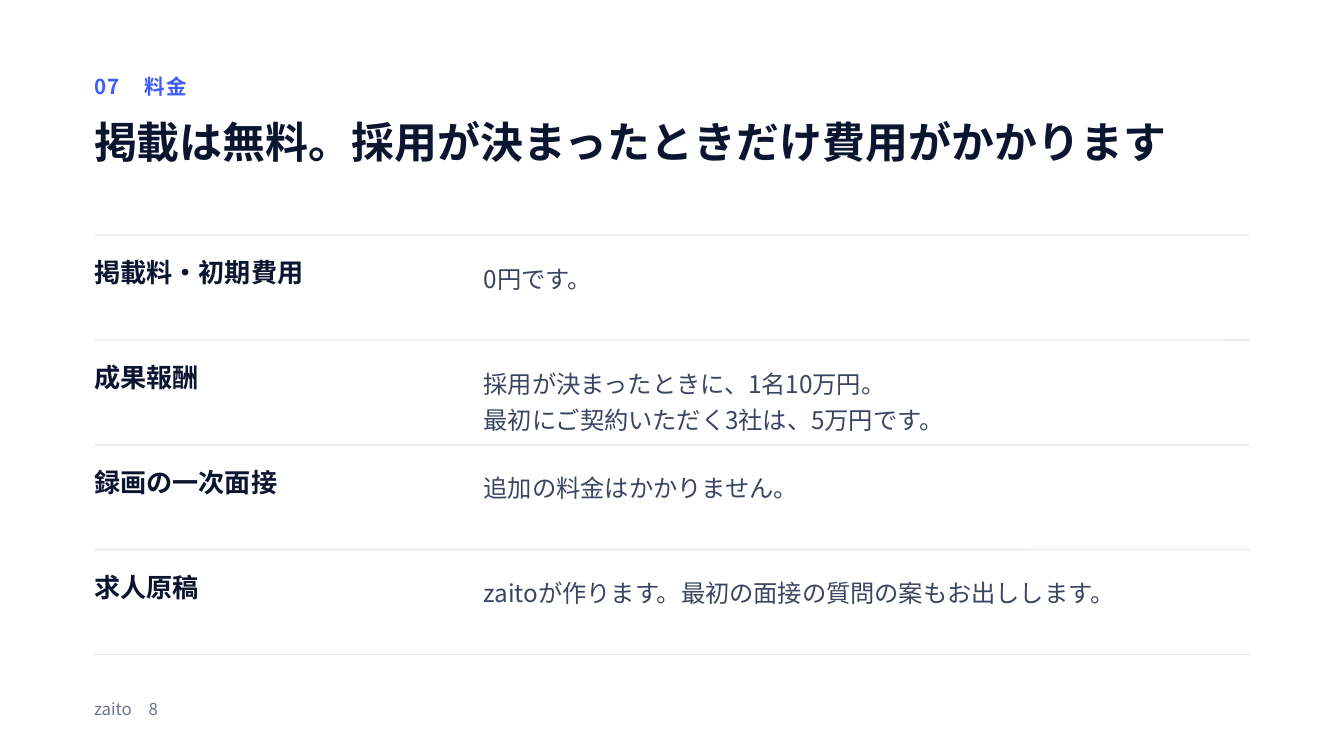
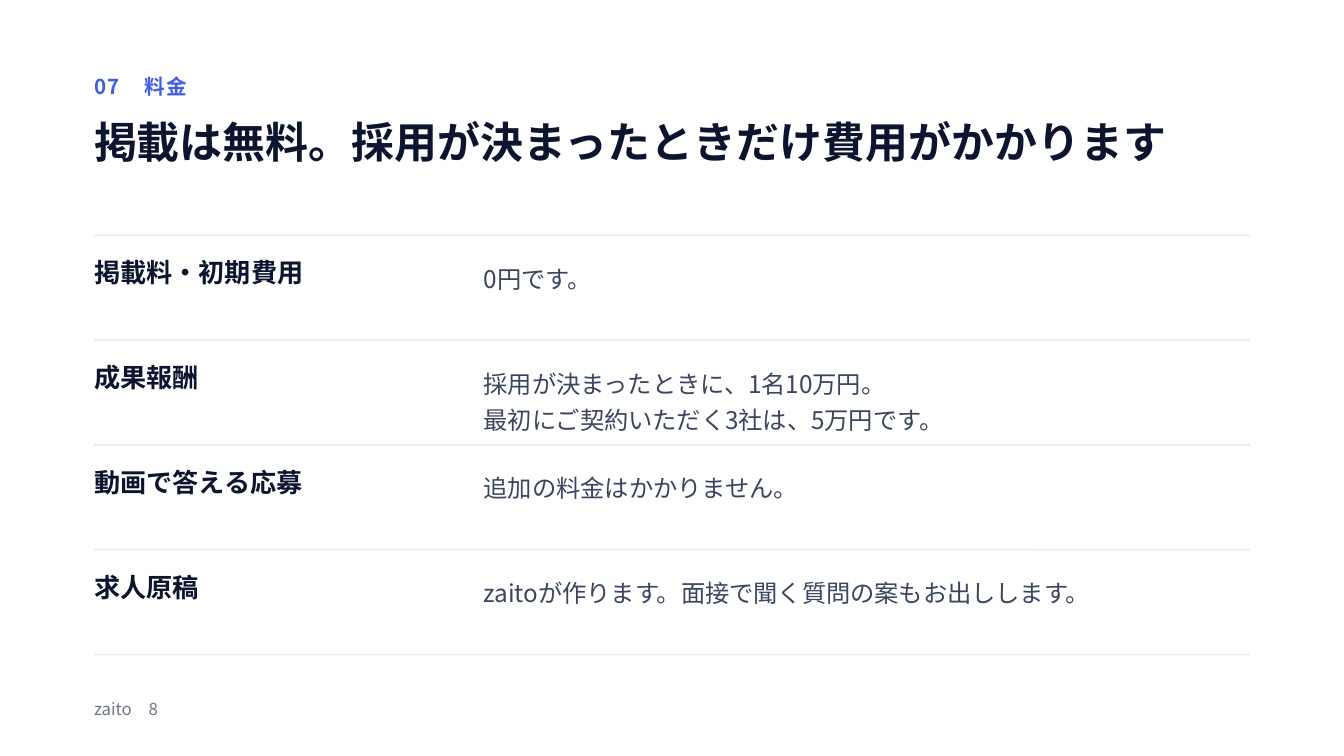
Before and after one commit to okonomidonn/test, a slide deck: slide 8 of sales/zaito_録画面接_営業資料.pptx. Drawn at 1344x756 pixels with LibreOffice and Linux fonts; fonts in the diff are those of the drawing. Boxes give left, top, right and bottom in pixels: in the first picture for what was removed or moved away, otherwise in the second. Text is boxed around its words. In the diff, an @@ line names an element or a change of style, - is before the commit and + after.

```diff
--- a/sales/zaito_録画面接_営業資料.pptx
+++ b/sales/zaito_録画面接_営業資料.pptx
@@ text at (94,469,303,495): text changed @@
-録画の一次面接
+動画で答える応募
@@ text at (484,581,1090,604): text changed @@
-zaitoが作ります。最初の面接の質問の案もお出しします。
+zaitoが作ります。面接で聞く質問の案もお出しします。
```
Also in this commit, not shown: 5 other slides changed, 2 other files.
